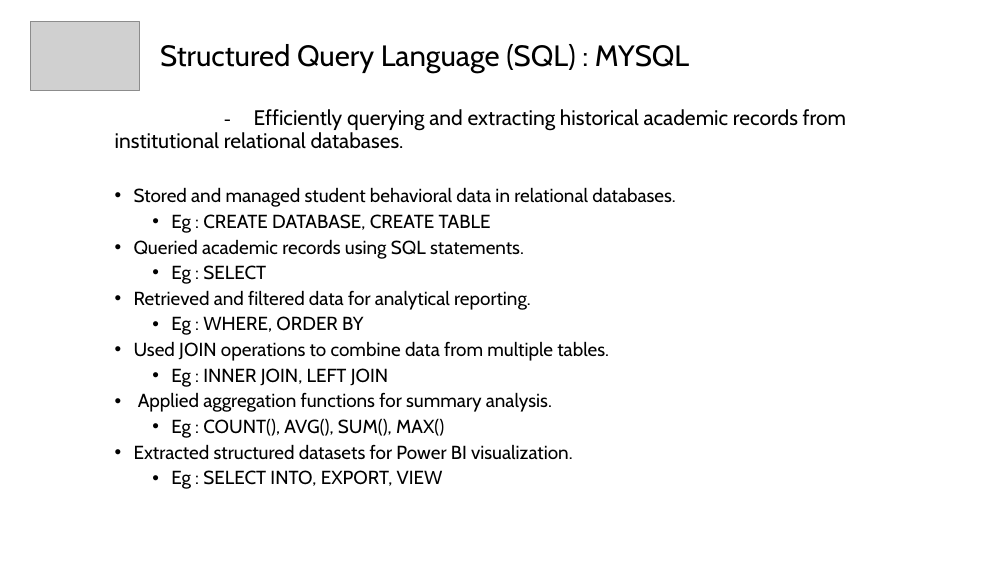
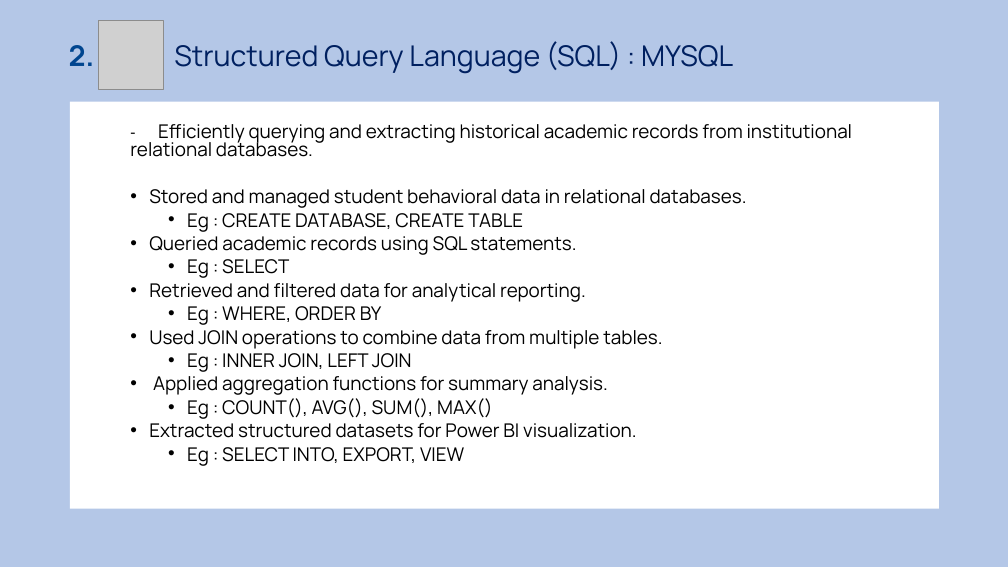
Before and after one commit to mathavan55/Early-Warning-System-for-Academic-Depression, a slide deck: slide 3 of Early Warning System for Academic Depression.pptx. Drawn at 1008x567 pixels with LibreOffice and Linux fonts; fonts in the diff are those of the drawing; grey boxes stand for pictures. Boxes give left, top, right and bottom in pixels: in the first picture for what was removed or moved away, otherwise in the second. Text is boxed around its words. In the diff, an @@ line names an element or a change of style, - is before the commit and + after.

```diff
--- a/Early Warning System for Academic Depression.pptx
+++ b/Early Warning System for Academic Depression.pptx
@@ background #FFFFFF to #B4C7E7 @@
@@ picture: place and size @@
-picture at <box>30,22,140,91</box>
+picture at <box>98,20,163,90</box>
@@ text at <box>69,41,733,74</box>: text changed; size 28 to 27.2 pt; font Cabin to Manrope; text colour #000000 to #002060 @@
-Structured Query Language (SQL) : MYSQL
+2. Structured Query Language (SQL) : MYSQL
@@ text "- Efficiently querying and extracting ...": place and size @@
-text "- Efficiently querying and extracting ..." at <box>115,109,846,489</box>
+text "- Efficiently querying and extracting ..." at <box>70,101,938,508</box>
@@ text "- Efficiently querying and extracting ..." at <box>70,101,938,508</box>: size 20 to 18 pt in "Efficiently querying and extracting historical academic reco ..."; font Cabin to Calibri in "-"; font Cabin to Manrope; line spacing 0.9 to 0.8; fill none to #FFFFFF @@
```
Also in this commit, not shown: 9 other slides changed, 6 slides added, 4 slides removed.
